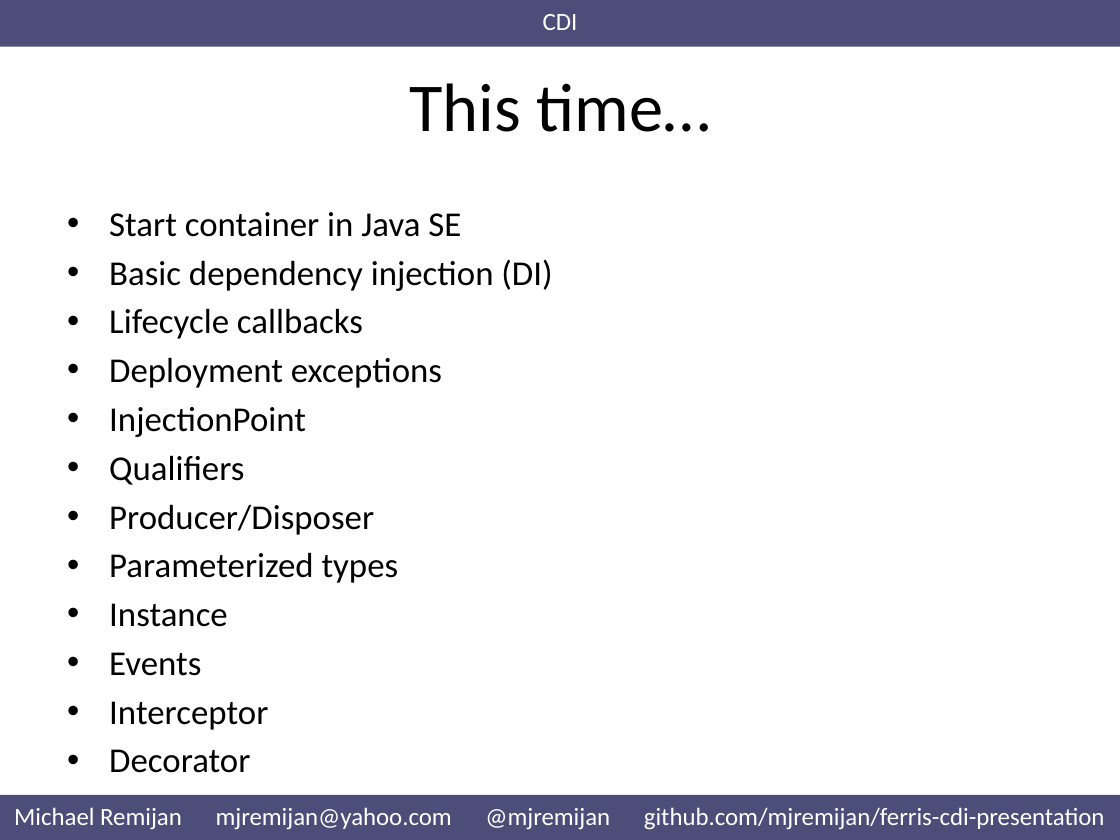
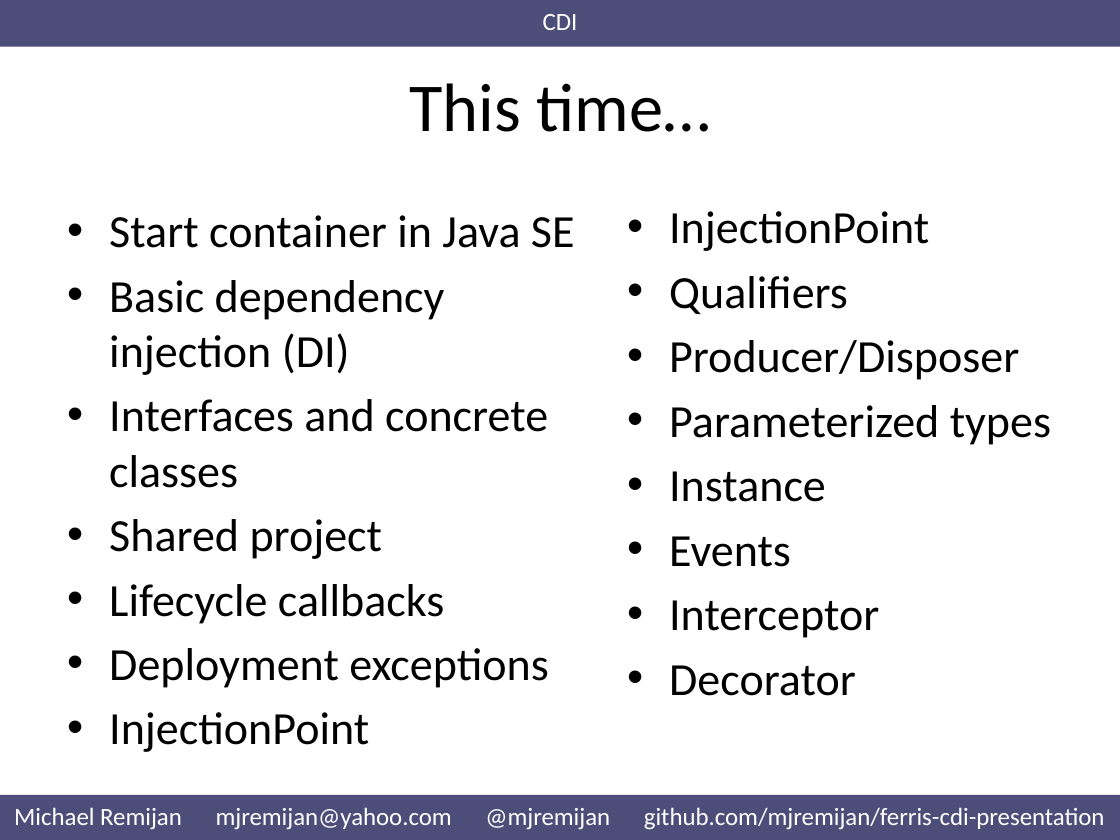
Before and after one commit to mjremijan/ferris-cdi-presentation, a slide deck: slide 10 of Presentation.pptx. Drawn at 1120x840 pixels with LibreOffice and Linux fonts; fonts in the diff are those of the drawing. Boxes give left, top, right and bottom in pixels: in the first picture for what was removed or moved away, otherwise in the second. Text is boxed around its words. In the diff, an @@ line names an element or a change of style, - is before the commit and + after.

Commit message:
Added "shared project" section examples Added "lifecycle" section examples

```diff
--- a/Presentation.pptx
+++ b/Presentation.pptx
@@ text at [109, 215, 575, 752]: size 22.4 to 29.6 pt in "Start container in Java SE", "Basic dependency injection (DI)", "Lifecycle callbacks", "Deployment exceptions" and 1 more places; more space between paragraphs @@
@@ text added at [669, 211, 1051, 696], 29.6 pt, text #000000 @@
+• InjectionPoint
+• Qualifiers
+• Producer/Disposer
+• Parameterized types
+• Instance
+• Events
+• Interceptor
+• Decorator
@@ text at [109, 399, 548, 559]: paragraphs added @@
+• Interfaces and concrete classes
+• Shared project
@@ text at [109, 455, 399, 730]: paragraphs removed @@
-• Qualifiers
-• Producer/Disposer
-• Parameterized types
-• Instance
-• Events
-• Interceptor
-• Decorator
```
Also in this commit, not shown: 2 other files.
